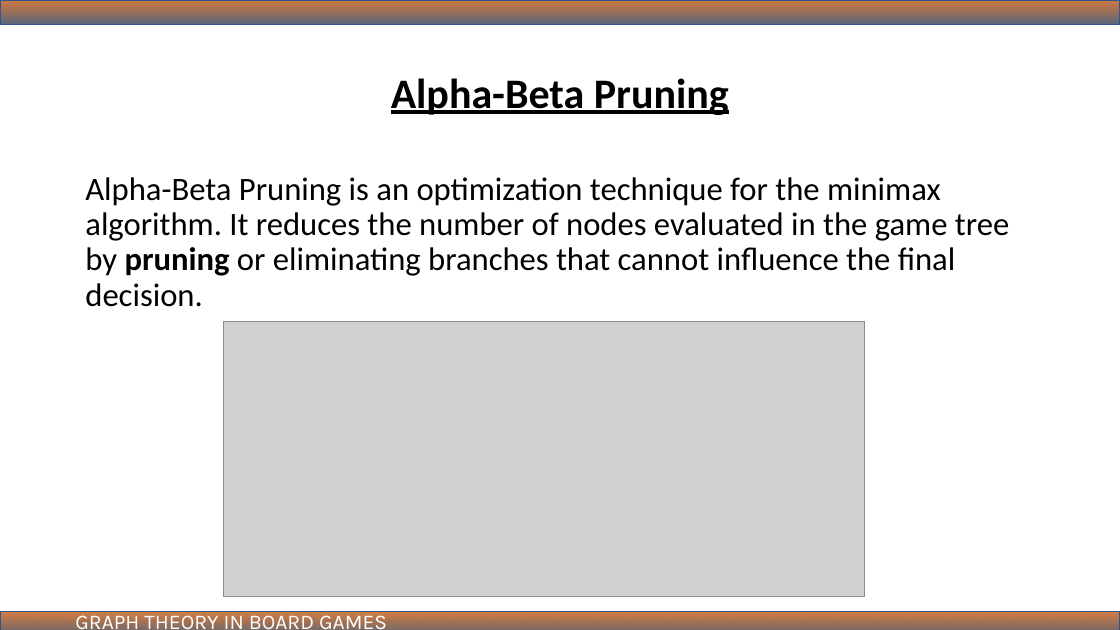
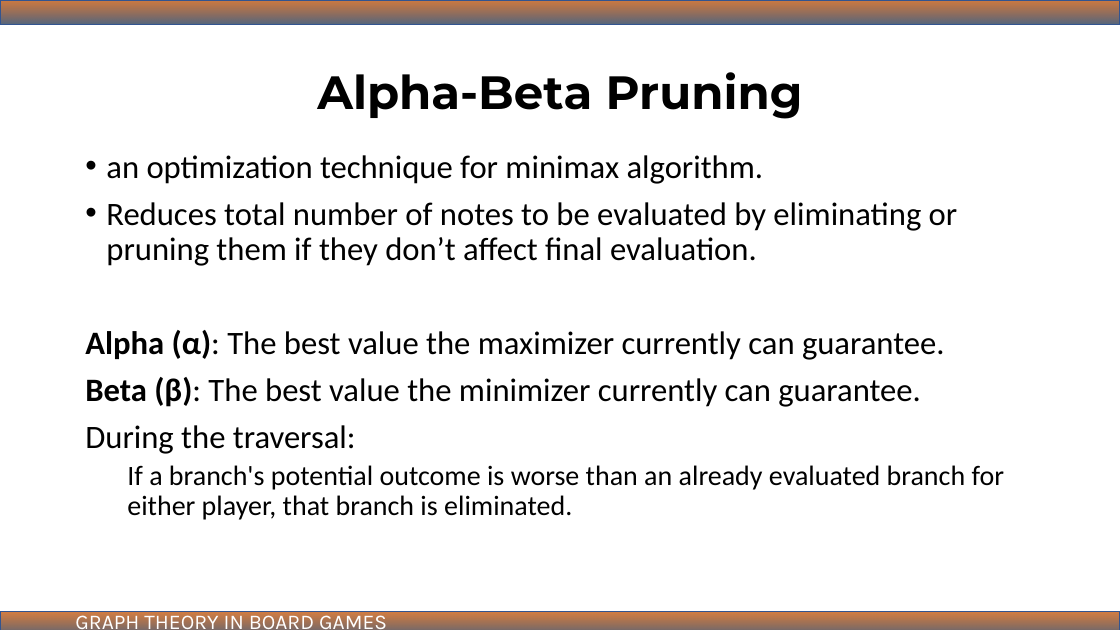
Before and after one commit to ibmbt/group5_graphtheory, a slide deck: slide 17 of group5_graphtheory.pptx (slide 26 before the commit). Drawn at 1120x630 pixels with LibreOffice and Linux fonts; fonts in the diff are those of the drawing; grey boxes stand for pictures. Boxes give left, top, right and bottom in pixels: in the first picture for what was removed or moved away, otherwise in the second. Text is boxed around its words. In the diff, an @@ line names an element or a change of style, - is before the commit and + after.

```diff
--- a/group5_graphtheory.pptx
+++ b/group5_graphtheory.pptx
@@ title "Alpha-Beta Pruning" at (317, 72, 803, 119): size 36 to 40 pt, font Calibri to Montserrat, underline off @@
@@ text at (106, 155, 958, 266): text changed @@
-Alpha-Beta Pruning is an optimization technique for the minimax algorithm. It reduces the number of nodes evaluated in the game tree by pruning or eliminating branches that cannot influence the final decision.
+• an optimization technique for minimax algorithm.
+• Reduces total number of notes to be evaluated by eliminating or pruning them if they don’t affect final evaluation.
@@ picture removed at (223, 321, 865, 596) @@
@@ text added at (85, 330, 1004, 520), 28 pt, text #000000 @@
+Alpha (α): The best value the maximizer currently can guarantee.
+Beta (β): The best value the minimizer currently can guarantee.
+During the traversal:
+  If a branch's potential outcome is worse than an already evaluated branch for either player, that branch is eliminated.
```
Also in this commit, not shown: 14 other slides changed, 7 slides added, 17 slides removed, 3 other files.
